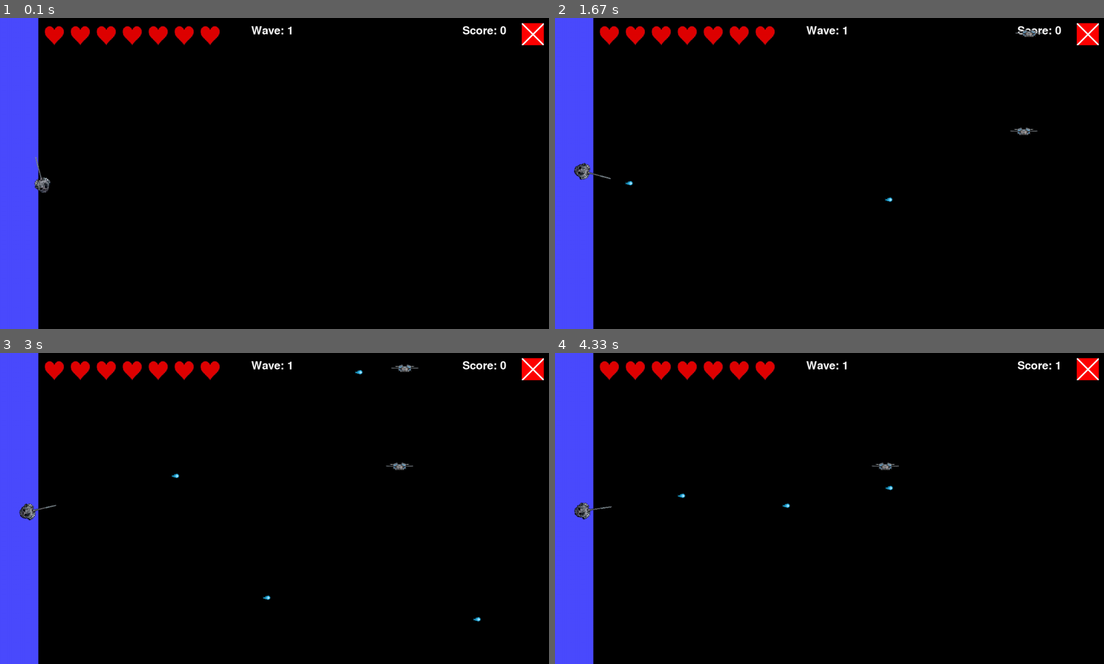
Above: before the commit, frames 1-4 (two rows, left to right).
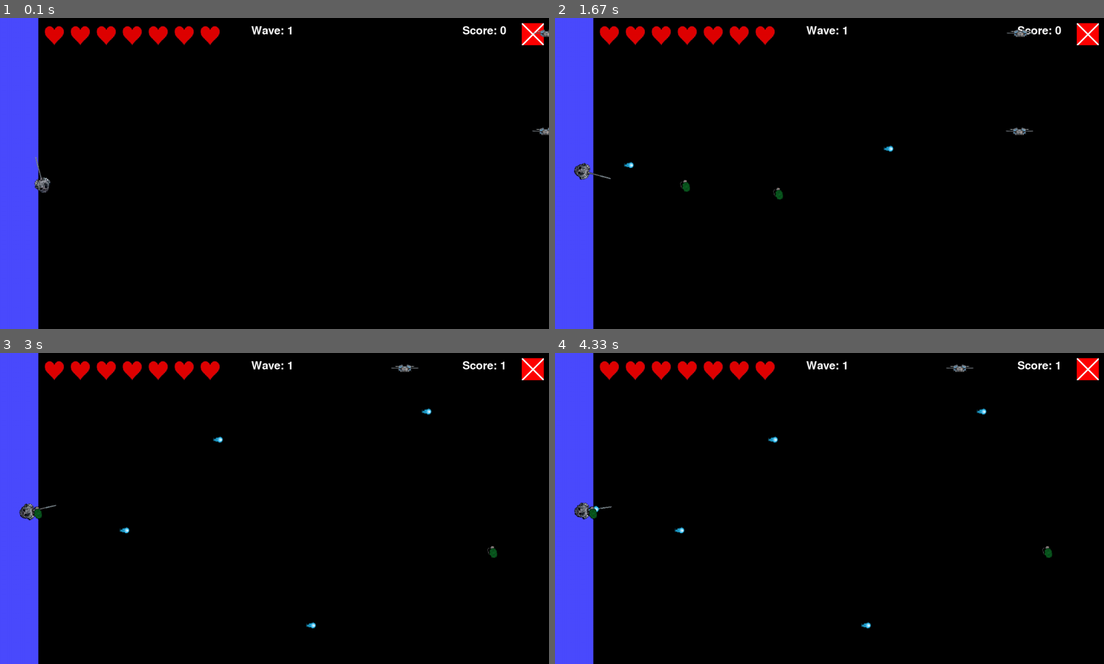
Above: after the commit, the same moments.

Repository: Ethan-Yuheng-Yao/pygame-shooter
Game: pygame game, started from shooter.py
The game is run twice, just before and just after one commit, with the same random seed, the same clock (stepped at 60 frames per second) and the same inputs.
Inputs (mouse positions are in pixels of both pictures, inside the frame that each line leads up to):
- Up to frame 1 (0.1 s): no input
- Up to frame 2 (1.67 s): tap Space at 0.33, 1.07, 1.37 s; click (829, 195) at 0.72 s; hold S 1-1.47 s; click (1027, 282) at 1.55 s
- Up to frame 3 (3 s): click (285, 402) at 1.88 s; click (247, 589) at 2.22 s; click (252, 455) at 2.55 s; hold P from 2.83 s (still down); tap Space at 2.9 s
- Up to frame 4 (4.33 s): tap Space at 3.2 s; release P at 3.3 s; click (972, 480) at 3.38 s; click (999, 502) at 3.72 s; click (944, 452) at 4.05 s

The runs differ from the first frame. In frame 1, less than 0.1% of the frame differs, in the area x 96-100%, y 3-38%; in frame 2, 0.3%; in frame 3, 0.4%; in frame 4, 0.4%, in the area x 5-91%, y 3-89%.

Commit message:
Added Grenade, enemy death explosion, pause and screenshot

Diff:
--- a/shooter.py
+++ b/shooter.py
@@ -6,11 +6,13 @@
 pygame.init()
 
 boss_spawned = False
+paused = False
 
 screen = pygame.display.set_mode((0, 0), pygame.NOFRAME)
 screen_width, screen_height = screen.get_size()
 pygame.display.set_caption("Shooter")
 
+explosion = False
 health = 7
 score = 0
 wave = 0
@@ -35,19 +37,29 @@
         self.rect = self.image.get_rect(center=self.rect.center)
 
 class Enemy(pygame.sprite.Sprite):
-    def __init__(self, pos, color):
+    def __init__(self, pos):
         super().__init__()
         self.image = pygame.image.load("graphics/enemy.png").convert_alpha()
         self.image = pygame.transform.scale(self.image, (int(screen_width * 0.05), int(screen_width * 0.015)))
         self.rect = self.image.get_rect(center=pos)
 
-    def update(self, bullets_group):
+    def update(self, bullets_group, grenades_group):
         global score, health, running
-        self.rect.x -= int(screen_width * 0.002)
+        if not paused:
+            self.rect.x -= int(screen_width * 0.002)
         bullet_hits = pygame.sprite.spritecollide(self, bullets_group, True)
         if bullet_hits:
             self.kill()
             score += 1
+            explosion = ExplosionEnemy(self.rect.center)
+            explosions_group.add(explosion)
+
+        grenade_hits = pygame.sprite.spritecollide(self, grenades_group, True)
+        if grenade_hits:
+            self.kill()
+            score += 1
+            explosion = ExplosionGrenade(self.rect.center)
+            explosions_group.add(explosion)
         if self.rect.colliderect(end_point_rect):
             self.kill()
             health -= 1
@@ -62,12 +74,18 @@
         self.rect = self.image.get_rect(center=pos)
         self.health = life
 
-    def update(self, bullets_group):
+    def update(self, bullets_group, grenades_group):
         global score, boss_spawned, health, running
-        self.rect.x -= int(screen_width * 0.001)
+        if not paused:
+            self.rect.x -= int(screen_width * 0.001)
         bullet_hits = pygame.sprite.spritecollide(self, bullets_group, True)
         if bullet_hits:
             self.health -= 1
+        grenade_hits = pygame.sprite.spritecollide(self, grenades_group, True)
+        if grenade_hits:
+            self.health -= 5  # Adjust damage as needed
+            explosion = ExplosionGrenade(self.rect.center)
+            explosions_group.add(explosion)
         if self.health <= 0:
             self.kill()
             boss_spawned = False
@@ -83,19 +101,99 @@
             else:
                 start_new_wave()
 
-
 class Bullet(pygame.sprite.Sprite):
     def __init__(self, pos, angle):
         super().__init__()
         self.image = pygame.image.load("graphics/bullet.png").convert_alpha()
-        self.image = pygame.transform.scale(self.image, (int(screen_width * 0.015), int(screen_width * 0.015)))
+        self.image = pygame.transform.scale(self.image, (int(screen_width * 0.02), int(screen_width * 0.02)))
         self.rect = self.image.get_rect(center=pos)
         self.pos = pygame.Vector2(pos)
         self.vel = pygame.Vector2(int(screen_width * 0.01), 0).rotate(angle)
 
     def update(self):
-        self.pos += self.vel
-        self.rect.center = self.pos
+        if not paused:
+            self.pos += self.vel
+            self.rect.center = self.pos
+        if self.rect.x > 2000:
+            self.kill()
+
+class Grenade(pygame.sprite.Sprite):
+    def __init__(self, pos, angle):
+        super().__init__()
+        self.image = pygame.image.load("graphics/grenade.png").convert_alpha()
+        self.image = pygame.transform.scale(self.image, (int(screen_width * 0.05), int(screen_width * 0.05)))
+        self.rect = self.image.get_rect(center=pos)
+        self.pos = pygame.Vector2(pos)
+        self.vel = pygame.Vector2(int(screen_width * 0.01), 0).rotate(angle)
+        self.lifetime = 500  # Adjust lifetime as needed
+
+    def update(self):
+        if not paused:
+            self.lifetime -= 1
+            if self.lifetime <= 0:
+                self.explode()
+                self.kill()
+            self.pos += self.vel
+            self.rect.center = self.pos
+        if self.rect.x > 2000:
+            self.kill()
+
+    def explode(self):
+        explosion = ExplosionGrenade(self.rect.center)
+        explosions_group.add(explosion)
+        for enemy in enemies_group:
+            if pygame.sprite.collide_circle_ratio(0.5)(self, enemy):
+                enemy.kill()
+                global score
+                score += 1
+                explosion = ExplosionEnemy(enemy.rect.center)
+                explosions_group.add(explosion)
+        for boss in bosses_group:
+            if pygame.sprite.collide_circle_ratio(0.5)(self, boss):
+                boss.health -= 5  # Adjust damage as needed
+                if boss.health <= 0:
+                    boss.kill()
+                    global boss_spawned
+                    boss_spawned = False
+                    score += boss.health
+                    start_new_wave()
+
+
+class ExplosionEnemy(pygame.sprite.Sprite):
+    def __init__(self, pos):
+        super().__init__()
+        self.image = pygame.image.load("graphics/enemy_death.png").convert_alpha()
+        self.image = pygame.transform.scale(self.image, (int(screen_width * 0.05), int(screen_width * 0.05)))
+        self.rect = self.image.get_rect(center=pos)
+        self.lifetime = 30
+
+    def update(self):
+        if not paused:
+            self.lifetime -= 1
+        if self.lifetime <= 0:
+            self.kill()
+
+class ExplosionGrenade(pygame.sprite.Sprite):
+    def __init__(self, pos):
+        super().__init__()
+        self.image = pygame.image.load("graphics/explosion.png").convert_alpha()
+        self.image = pygame.transform.scale(self.image, (int(screen_width * 0.1), int(screen_width * 0.1)))
+        self.rect = self.image.get_rect(center=pos)
+        self.lifetime = 30  # Adjust lifetime as needed
+
+    def update(self):
+        if not paused:
+            self.lifetime -= 1
+            if self.lifetime <= 0:
+                self.kill()
+        # Check for collision with enemies
+        for enemy in enemies_group:
+            if pygame.sprite.collide_rect(self, enemy):
+                enemy.kill()
+                explosion = ExplosionEnemy(enemy.rect.center)
+                explosions_group.add(explosion)
+
+
 
 close_button = pygame.Surface((int(screen_width * 0.04), int(screen_width * 0.04)))
 close_button.fill((255, 0, 0))
@@ -115,6 +213,8 @@
 bosses_group = pygame.sprite.Group()
 bullets_group = pygame.sprite.Group()
 enemies_group = pygame.sprite.Group()
+grenades_group = pygame.sprite.Group()
+explosions_group = pygame.sprite.Group()
 
 font = pygame.font.SysFont(None, int(screen_width * 0.03))
 font_ = pygame.font.SysFont(None, int(screen_width * 0.06))
@@ -123,21 +223,22 @@
 end_text = font_.render('Game Over!', True, 'Red')
 end_text_rect = end_text.get_rect(center=(screen_width // 2, screen_height // 4))
 
-spawn_interval = 1000
-enemy_spawn_interval = 100
+spawn_interval = 10
+enemy_spawn_interval = 1
 
 clock = pygame.time.Clock()
 
 def start_new_wave():
     global wave, enemies_to_spawn, enemies_spawned, time_since_last_spawn
     wave += 1
-    enemies_to_spawn = random.randint(wave * 2, wave * 4)
+    enemies_to_spawn = random.randint(wave * 2, wave * 5)
     enemies_spawned = 0
     time_since_last_spawn = 0
 
+def take_screenshot():
+    pygame.image.save(screen, "screenshot.png")
 
 start_new_wave()
-
 
 while True:
     for event in pygame.event.get():
@@ -153,10 +254,24 @@
                         pygame.quit()
                         exit()
                     rel_x, rel_y = mouse_pos[0] - player.rect.centerx, mouse_pos[1] - player.rect.centery
+                    angle = math.degrees(math.atan2(-rel_y, rel_x))
+                    bullet = Bullet(player.rect.center, angle)
+                    bullets_group.add(bullet)
+
+            if event.type == pygame.KEYDOWN:
+                if event.key == pygame.K_SPACE:
+                    rel_x, rel_y = mouse_pos[0] - player.rect.centerx, mouse_pos[1] - player.rect.centery
                     angle = math.degrees(math.atan2(-rel_y, -rel_x))
                     angle += 180
-                    bullet = Bullet(player.rect.center, angle)
-                    bullets_group.add(bullet)
+                    grenade = Grenade(player.rect.center, angle)
+                    grenades_group.add(grenade)
+
+                if event.key == pygame.K_p:
+                    paused = not paused
+
+                if event.key == pygame.K_s:
+                    take_screenshot()
+
         else:
             if event.type == pygame.MOUSEBUTTONDOWN:
                 if event.button == 1:
@@ -187,6 +302,8 @@
         player.update(mouse_pos)
 
         bullets_group.update()
+        grenades_group.update()
+        explosions_group.update()
 
         screen.fill((0, 0, 0))
         screen.blit(end_point, end_point_rect)
@@ -199,39 +316,42 @@
             x += 60
         player_group.draw(screen)
 
-        bosses_group.update(bullets_group)
+        bosses_group.update(bullets_group, grenades_group)
         bosses_group.draw(screen)
 
-        enemies_group.update(bullets_group)
+        enemies_group.update(bullets_group, grenades_group)
         enemies_group.draw(screen)
 
         bullets_group.draw(screen)
+        grenades_group.draw(screen)
+        explosions_group.draw(screen)
 
         pygame.display.update()
 
-        if wave % 5 == 0 and wave != 0:
-            if not boss_spawned:
-                boss_start_pos = (screen_width, random.randint(15, screen_height - 15))
-                boss_health = wave * 3
-                if boss_health < 20:
-                    boss_health = 20
-                boss = Boss(boss_start_pos, boss_health)
-                bosses_group.add(boss)
-                boss_spawned = True
-
-        elif enemies_spawned < enemies_to_spawn:
-            time_since_last_spawn += clock.get_time()
-            if time_since_last_spawn >= enemy_spawn_interval:
-                enemy_start_pos = (screen_width, random.randint(15, screen_height - 15))
-                enemy = Enemy(enemy_start_pos, 'Red')
-                enemies_group.add(enemy)
-                time_since_last_spawn = 0
-                enemies_spawned += 1
-
-        if len(enemies_group) == 0 and enemies_spawned >= enemies_to_spawn and not boss_spawned:
-            spawn_timer += clock.get_time()
-            if spawn_timer >= spawn_interval:
-                start_new_wave()
-                spawn_timer = 0
+        if not paused:
+            if wave % 5 == 0 and wave != 0:
+                if not boss_spawned:
+                    boss_start_pos = (screen_width, random.randint(15, screen_height - 15))
+                    boss_health = wave * 4
+                    if boss_health < 20:
+                        boss_health = 20
+                    boss = Boss(boss_start_pos, (boss_health / 2))
+                    bosses_group.add(boss)
+                    boss_spawned = True
+
+            elif enemies_spawned < enemies_to_spawn:
+                time_since_last_spawn += clock.get_time()
+                if time_since_last_spawn >= enemy_spawn_interval:
+                    enemy_start_pos = (screen_width, random.randint(15, screen_height - 15))
+                    enemy = Enemy(enemy_start_pos)
+                    enemies_group.add(enemy)
+                    time_since_last_spawn = 0
+                    enemies_spawned += 1
+
+            if len(enemies_group) == 0 and enemies_spawned >= enemies_to_spawn and not boss_spawned:
+                spawn_timer += clock.get_time()
+                if spawn_timer >= spawn_interval:
+                    start_new_wave()
+                    spawn_timer = 0
 
     clock.tick(60)
Binary file added: graphics/enemy_death.png
Binary file added: graphics/explosion.png
Binary file added: graphics/grenade.png
Binary file added: screenshot.png
